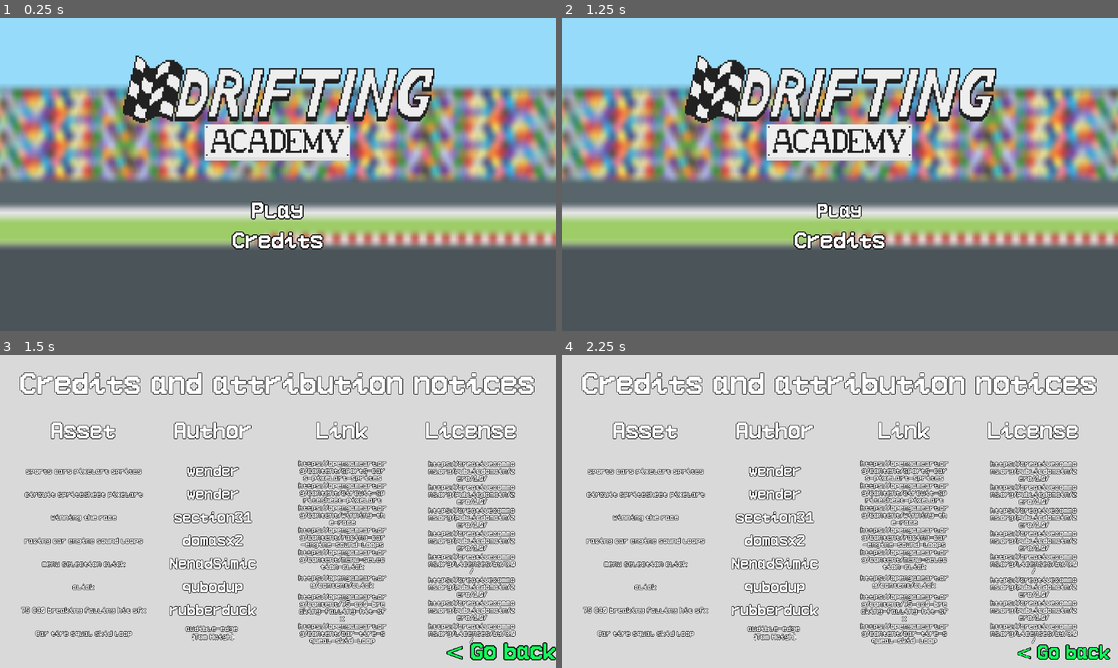
Above: before the commit, frames 1-4 (two rows, left to right).
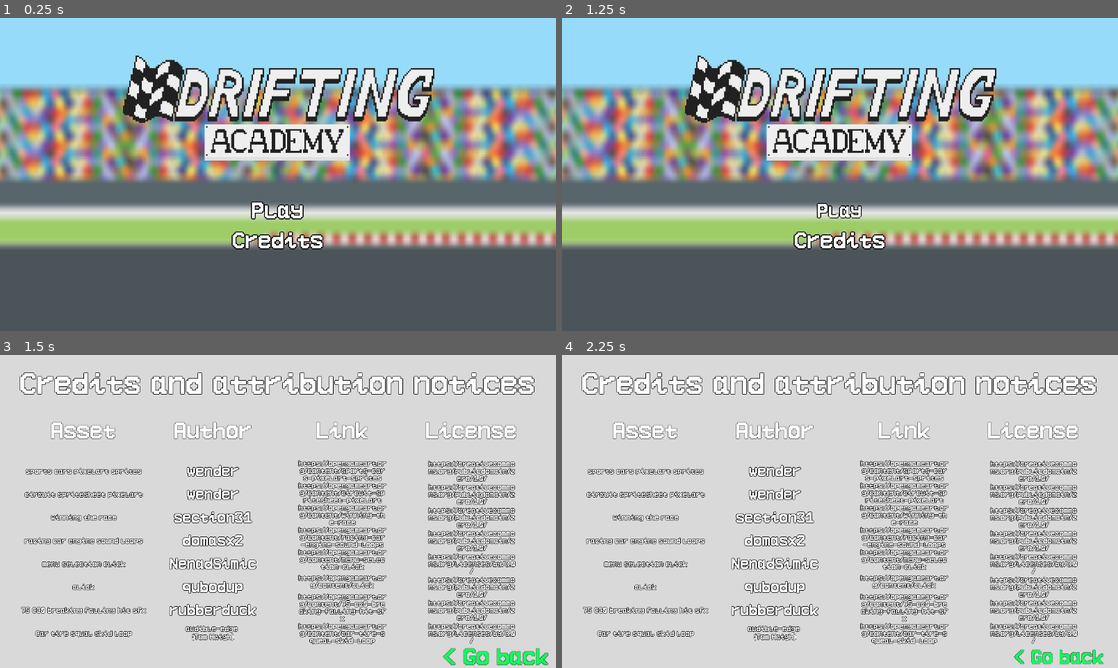
Above: after the commit, the same moments.

Repository: rocketCarlos/DriftingAcademy
Game: Godot game, scene res://scenes/Game.tscn
The game is run twice, just before and just after one commit, with the same random seed, the same clock (stepped at 60 frames per second) and the same inputs.
Inputs (mouse positions are in pixels of both pictures, inside the frame that each line leads up to):
- Up to frame 1 (0.25 s): no input
- Up to frame 2 (1.25 s): tap Enter at 0.5 s; move the mouse to (840, 212) at 0.52 s; press the mouse at (840, 212) at 0.53 s
- Up to frame 3 (1.5 s): tap Space at 1.25 s; move the mouse to (278, 577) at 1.27 s; release the mouse at (278, 577) at 1.28 s; click (278, 577) at 1.35 s
- Up to frame 4 (2.25 s): tap Enter at 2 s; move the mouse to (1067, 655) at 2.02 s; press the mouse at (1067, 655) at 2.03 s

Frames 1-2 are identical in both runs. In frame 3, 1.6% of the frame differs, in the area x 9-100%, y 21-100%; in frame 4, 1.3%.

Commit message:
Add html build

Diff:
--- a/assets/LabelSettings.tres
+++ b/assets/LabelSettings.tres
@@ -1,6 +1,6 @@
 [gd_resource type="LabelSettings" load_steps=2 format=3 uid="uid://d25n4716373ex"]
 
-[ext_resource type="FontFile" uid="uid://bxjovs4yggswh" path="res://assets/WenderFont1.ttf" id="1_6ajit"]
+[ext_resource type="FontFile" uid="uid://bnpj2hvawy3av" path="res://assets/WenderFont2.ttf" id="1_6ajit"]
 
 [resource]
 font = ExtResource("1_6ajit")
--- a/scenes/LevelPreview/level_preview.tscn
+++ b/scenes/LevelPreview/level_preview.tscn
@@ -22,11 +22,12 @@
 anchor_top = 0.5
 anchor_bottom = 0.5
 offset_left = 300.0
-offset_top = -32.5
+offset_top = -3.0
 offset_right = 333.0
-offset_bottom = 32.5
+offset_bottom = 33.0
 grow_vertical = 2
 text = "<"
+label_settings = ExtResource("4_7qyqg")
 
 [node name="RightButton" parent="." instance=ExtResource("1_o053m")]
 layout_mode = 1
@@ -36,12 +37,13 @@
 anchor_right = 1.0
 anchor_bottom = 0.5
 offset_left = -333.0
-offset_top = -32.5
+offset_top = -3.0
 offset_right = -300.0
-offset_bottom = 32.5
+offset_bottom = 33.0
 grow_horizontal = 0
 grow_vertical = 2
 text = ">"
+label_settings = ExtResource("4_7qyqg")
 
 [node name="Level" type="TextureRect" parent="."]
 layout_mode = 1
--- a/scenes/credits/credits.tscn
+++ b/scenes/credits/credits.tscn
@@ -429,12 +429,13 @@
 anchor_top = 1.0
 anchor_right = 0.5
 anchor_bottom = 1.0
-offset_left = 349.0
-offset_top = -57.0
-offset_right = 589.0
-offset_bottom = 8.0
+offset_left = 343.0
+offset_top = -40.0
+offset_right = 577.0
+offset_bottom = -4.0
 grow_horizontal = 2
 grow_vertical = 0
 text = "< Go back "
+label_settings = ExtResource("2_c8xcy")
 
 [connection signal="button_clicked" from="GoBack" to="." method="_on_go_back_button_clicked"]
--- a/scenes/pre_game_menu/pre_game_menu.tscn
+++ b/scenes/pre_game_menu/pre_game_menu.tscn
@@ -1,10 +1,11 @@
-[gd_scene load_steps=8 format=3 uid="uid://bgonoh37d21ge"]
+[gd_scene load_steps=9 format=3 uid="uid://bgonoh37d21ge"]
 
 [ext_resource type="Script" uid="uid://d4h1vpe7t2lbq" path="res://scenes/pre_game_menu/pre_game_menu.gd" id="1_m747l"]
 [ext_resource type="Texture2D" uid="uid://ddhuoxqehx0xa" path="res://assets/key_art/play-menu.png" id="2_2vxq7"]
 [ext_resource type="PackedScene" uid="uid://dmtyx5x1hy1oh" path="res://scenes/text_button/text_button.tscn" id="3_voanb"]
 [ext_resource type="PackedScene" uid="uid://dmt2fqbeoy23i" path="res://scenes/LevelPreview/level_preview.tscn" id="4_2vxq7"]
 [ext_resource type="Texture2D" uid="uid://f1li3q6unloe" path="res://assets/cars/chev.png" id="4_hv2dh"]
+[ext_resource type="LabelSettings" uid="uid://d25n4716373ex" path="res://assets/LabelSettings.tres" id="4_ln8ux"]
 [ext_resource type="Texture2D" uid="uid://cd2jk5mvubp4k" path="res://assets/circuit-thumbnails/circuit1.png" id="5_la6rw"]
 [ext_resource type="Texture2D" uid="uid://bsiqmasius76x" path="res://assets/circuit-thumbnails/under_construction.png" id="6_hv2dh"]
 
@@ -44,9 +45,9 @@
 anchor_top = 0.5
 anchor_bottom = 0.5
 offset_left = 103.0
-offset_top = -174.0
+offset_top = -170.0
 offset_right = 465.0
-offset_bottom = 120.0
+offset_bottom = 124.0
 grow_vertical = 2
 
 [node name="Left" parent="SkinSelector" instance=ExtResource("3_voanb")]
@@ -54,11 +55,12 @@
 anchors_preset = 4
 anchor_top = 0.5
 anchor_bottom = 0.5
-offset_top = -29.0
+offset_top = -3.0
 offset_right = 33.0
-offset_bottom = 18.0
+offset_bottom = 33.0
 grow_vertical = 2
 text = "<"
+label_settings = ExtResource("4_ln8ux")
 
 [node name="Right" parent="SkinSelector" instance=ExtResource("3_voanb")]
 layout_mode = 1
@@ -68,12 +70,13 @@
 anchor_right = 1.0
 anchor_bottom = 0.5
 offset_left = -33.0
-offset_top = -32.5
+offset_top = -3.0
 offset_right = 0.0
-offset_bottom = 32.5
+offset_bottom = 33.0
 grow_horizontal = 0
 grow_vertical = 2
 text = ">"
+label_settings = ExtResource("4_ln8ux")
 
 [node name="TextureRect" type="TextureRect" parent="SkinSelector"]
 layout_mode = 1
@@ -113,6 +116,7 @@
 offset_bottom = 65.0
 grow_horizontal = 2
 text = "< Go back"
+label_settings = ExtResource("4_ln8ux")
 
 [connection signal="button_clicked" from="GoDrift" to="." method="_on_go_drift_button_clicked"]
 [connection signal="button_clicked" from="SkinSelector/Left" to="." method="_on_left_button_clicked"]
Binary file added: assets/WenderFont2.ttf
Not shown, added: assets/WenderFont2.ttf.import
Not shown, added: builds/html/index.apple-touch-icon.png.import
Not shown, added: builds/html/index.icon.png.import
Not shown, added: builds/html/index.png.import
Not shown, added: export_presets.cfg
Not shown, added: builds/html.zip
Not shown, added: builds/html/index.apple-touch-icon.png
Not shown, added: builds/html/index.audio.position.worklet.js
Not shown, added: builds/html/index.audio.worklet.js
Not shown, added: builds/html/index.html
Not shown, added: builds/html/index.icon.png
(and 5 more such lines)
